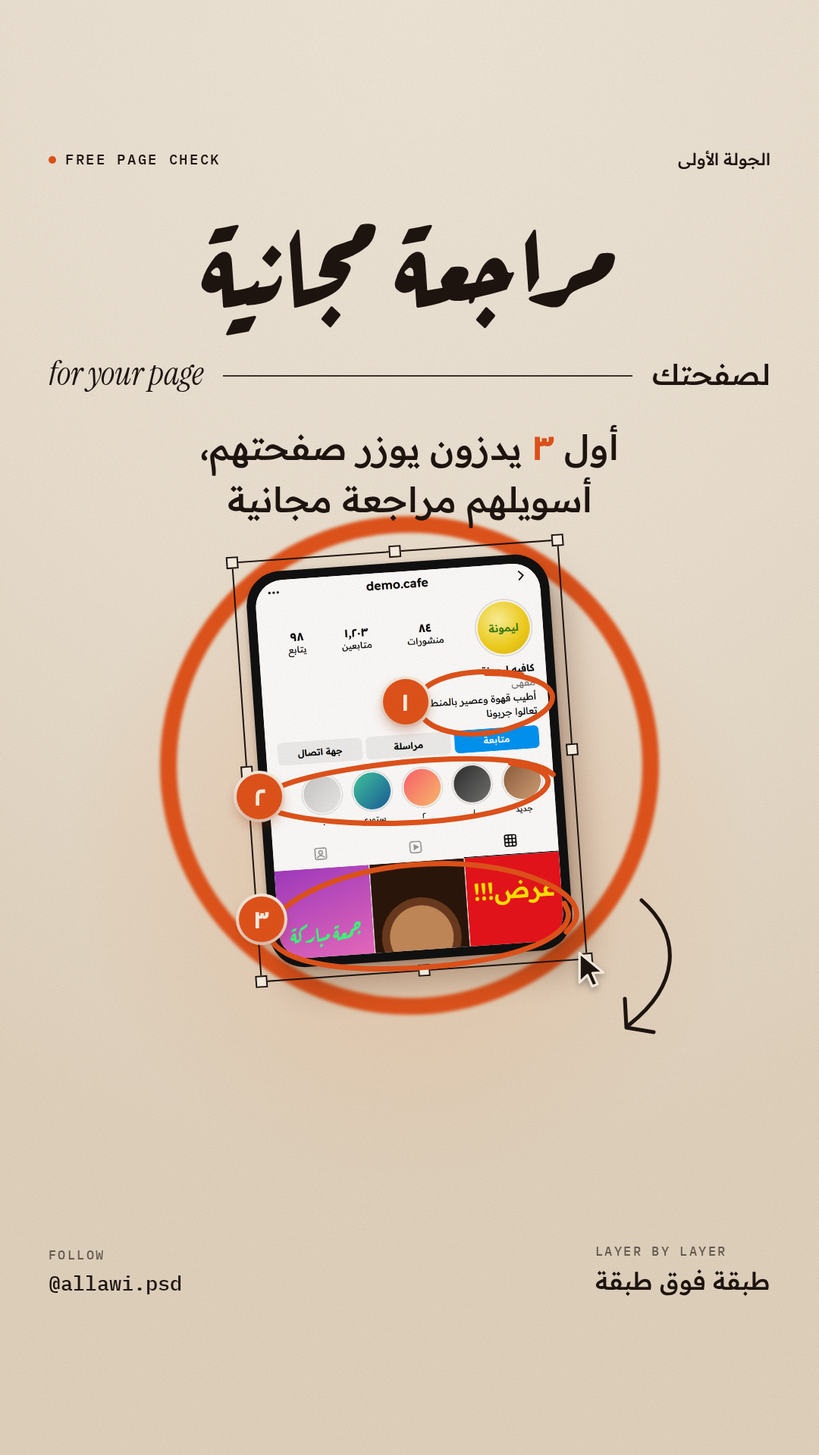
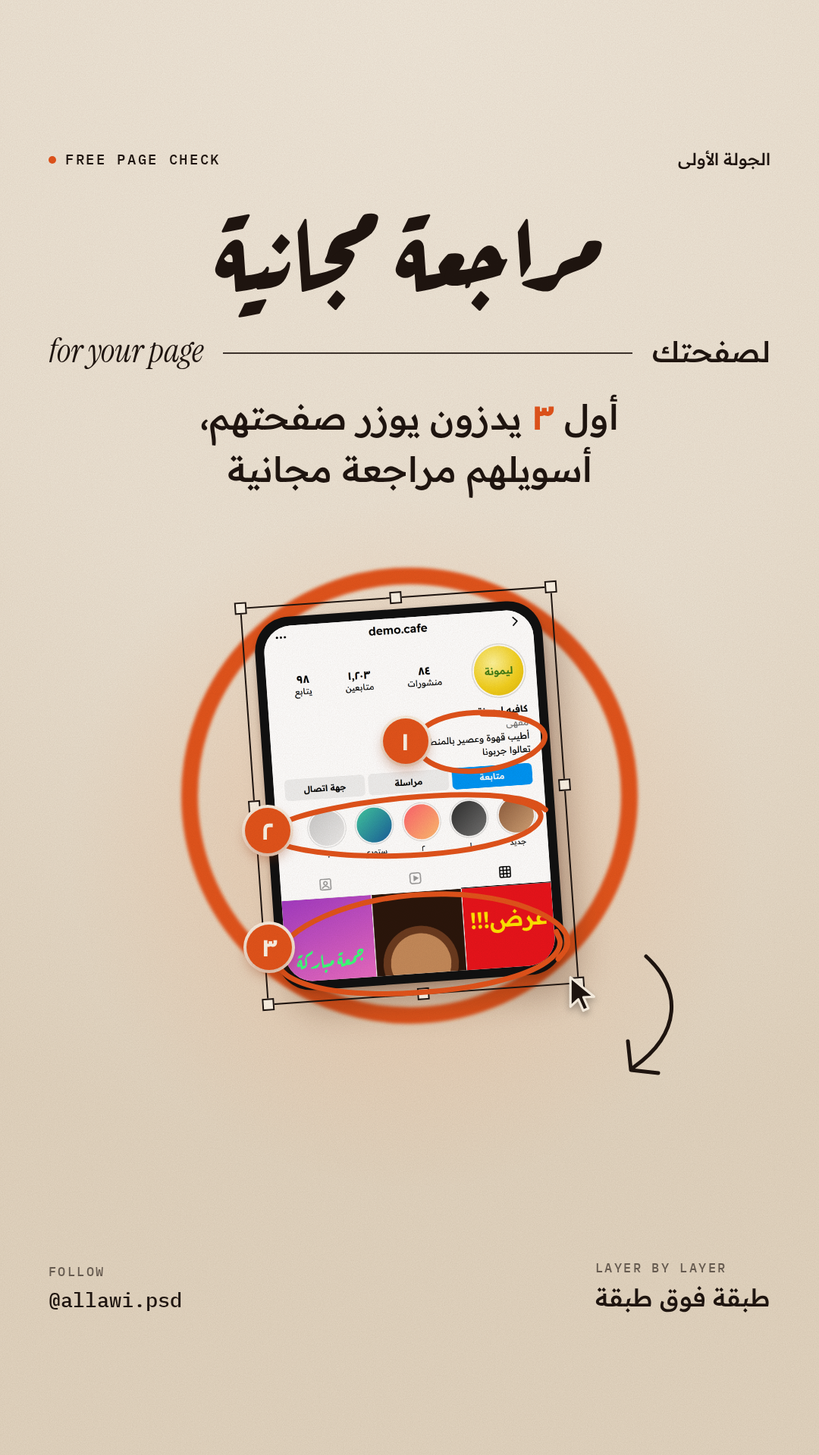
Comparing the layer stacks of the two 819 x 1455 images. Changes:
painted on "Text" over [49, 212, 769, 1313]
painted on "Marks & layer UI" over [223, 533, 674, 1076]
painted on "Photo / screenshot" over [228, 541, 621, 1038]
painted on "Paper + ring" over [156, 512, 663, 1028]
